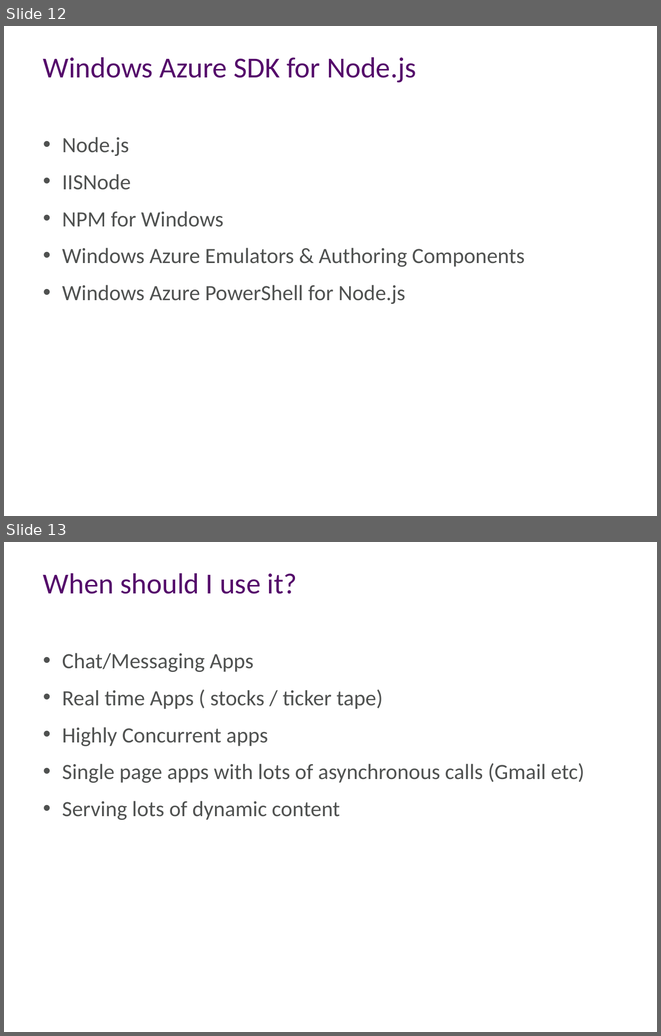
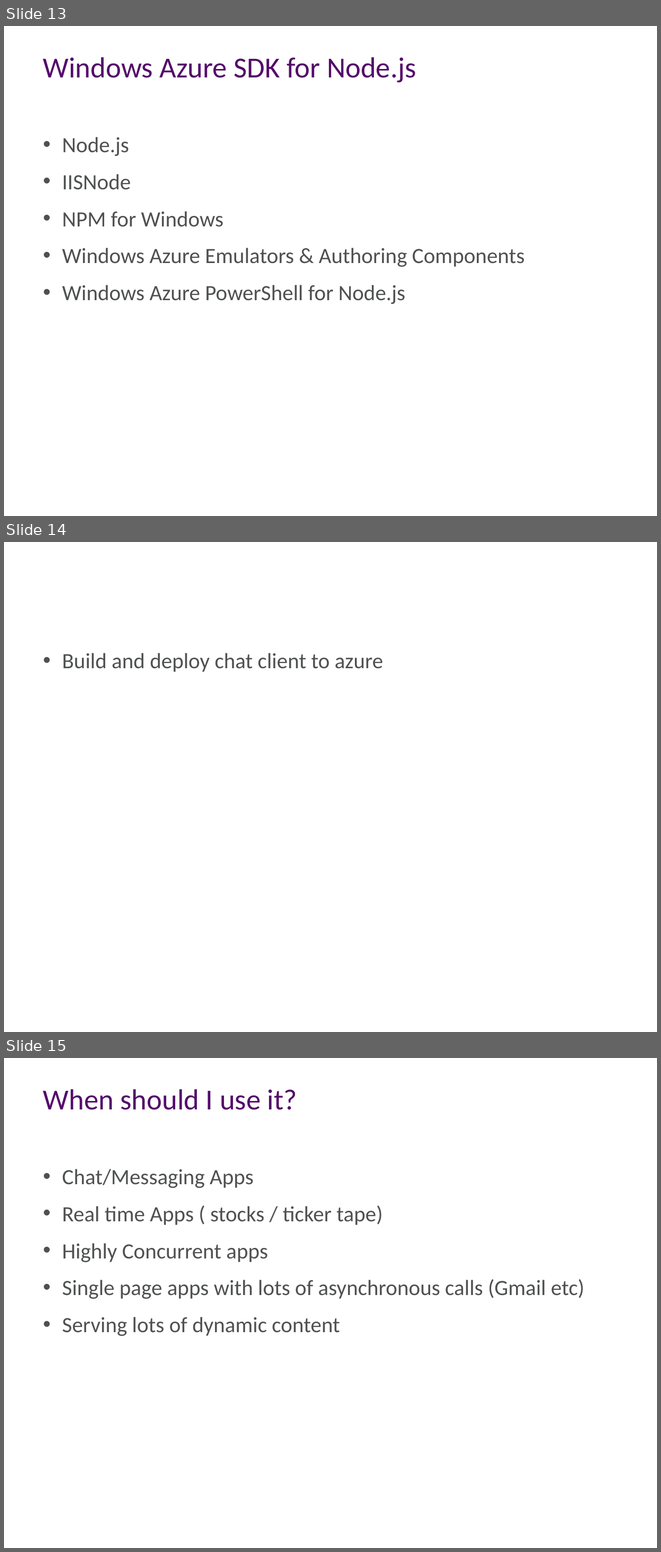
Before and after one commit to aidancasey/AzureNodeChatClient, a slide deck: presentation/Building Node.js Applications on Windows Azure.pptx. Shown one above the other, each under a label of ours: slides 12 and 13 before the commit, slides 13, 14 and 15 after it. The pictures are 661x1036 and 661x1552 pixels, drawn with LibreOffice and Linux fonts; fonts in the diff are those of the drawing; background and template pictures are left out. Boxes give left, top, right and bottom in pixels: in the first picture for what was removed or moved away, otherwise in the second. Text is boxed around its words. In the diff, an @@ line names an element or a change of style, - is before the commit and + after.

```diff
--- a/presentation/Building Node.js Applications on Windows Azure.pptx
+++ b/presentation/Building Node.js Applications on Windows Azure.pptx
@@ slide 14 added at (4,542,657,1032), background #FFFFFF @@
@@ text added at (62,653,383,672), 24 pt, text #4F5150 @@
+• Build and deploy chat client to azure
@@ what was slide 12 is now slide 13 @@
@@ what was slide 13 is now slide 15 @@
```
Also in this commit, not shown: 1 other slide added, 2 slides removed.
